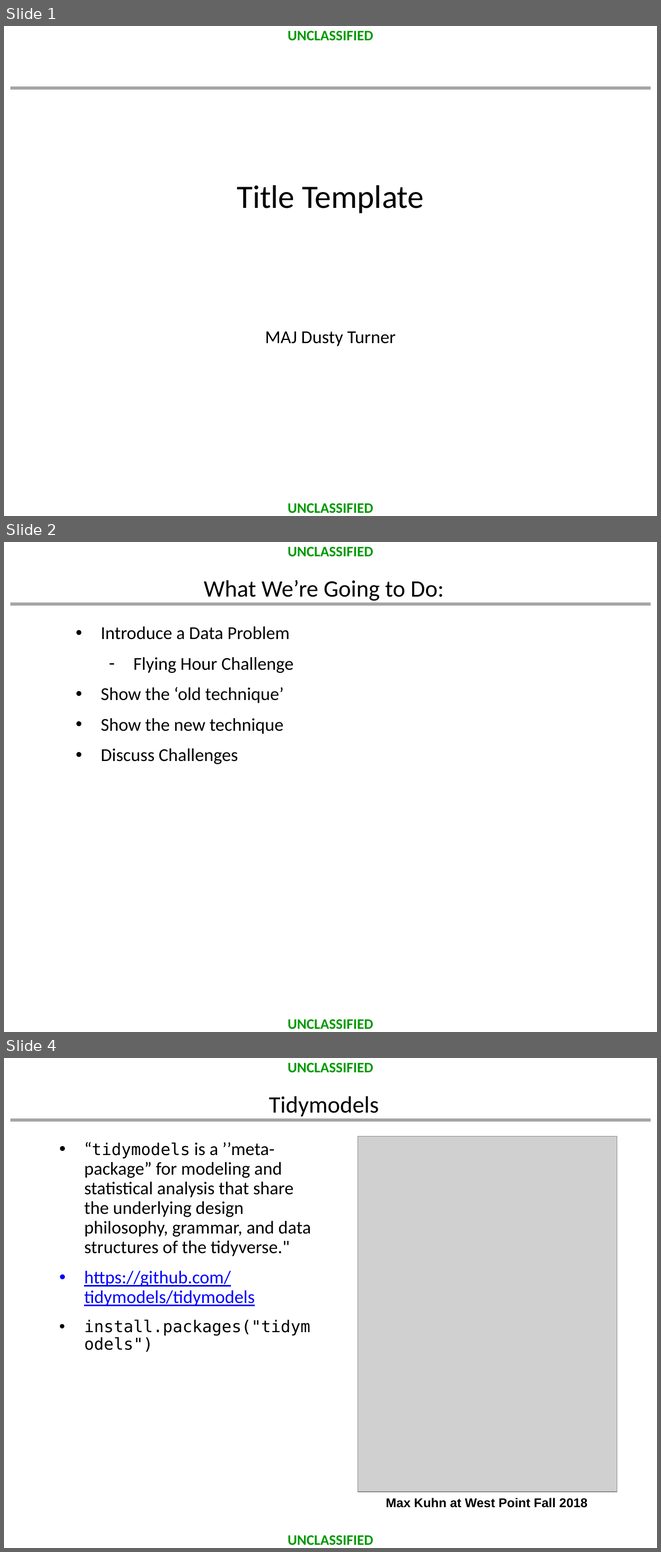
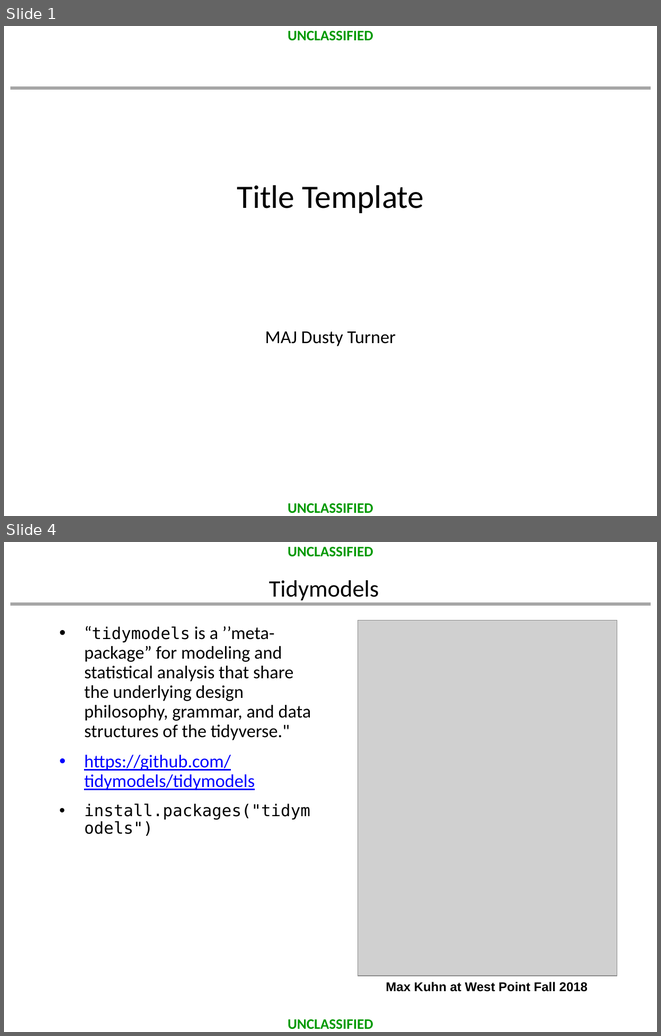
Before and after one commit to dusty-turner/MORSEmergingTechniques2019, a slide deck: template.pptx. Shown one above the other, each under a label of ours: slides 1, 2 and 4 before the commit, slides 1 and 4 after it; the slides between them are not shown. The pictures are 661x1552 and 661x1036 pixels, drawn with LibreOffice and Linux fonts; fonts in the diff are those of the drawing; grey boxes stand for pictures; background and template pictures are left out. Boxes give left, top, right and bottom in pixels: in the first picture for what was removed or moved away, otherwise in the second. Text is boxed around its words. In the diff, an @@ line names an element or a change of style, - is before the commit and + after.

```diff
--- a/template.pptx
+++ b/template.pptx
@@ slide 2 removed at box(4, 542, 657, 1032), background #FFFFFF; not listed: 3 template elements that a slide beside it also shows @@
@@ title removed at box(204, 580, 444, 601) @@
-What We’re Going to Do:
@@ text removed at box(101, 626, 293, 764) @@
-  • Introduce a Data Problem
-    – Flying Hour Challenge
-  • Show the ‘old technique’
-  • Show the new technique
-  • Discuss Challenges
```
Also in this commit, not shown: 1 slide added, 14 other files.
